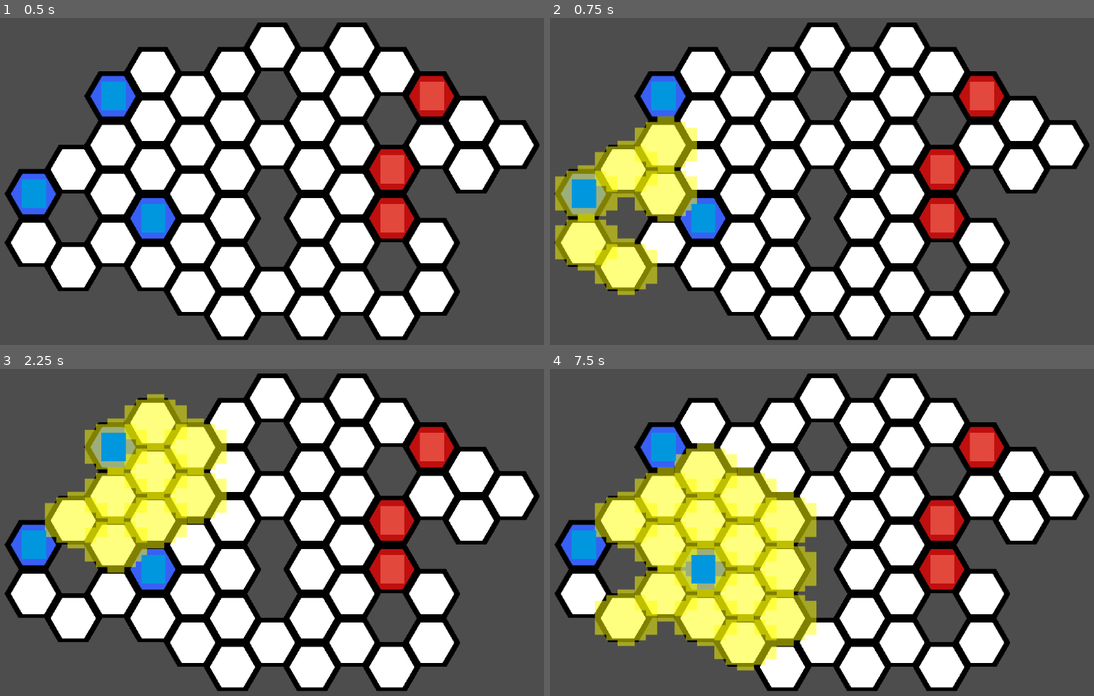
Above: before the commit, frames 1-4 (two rows, left to right).
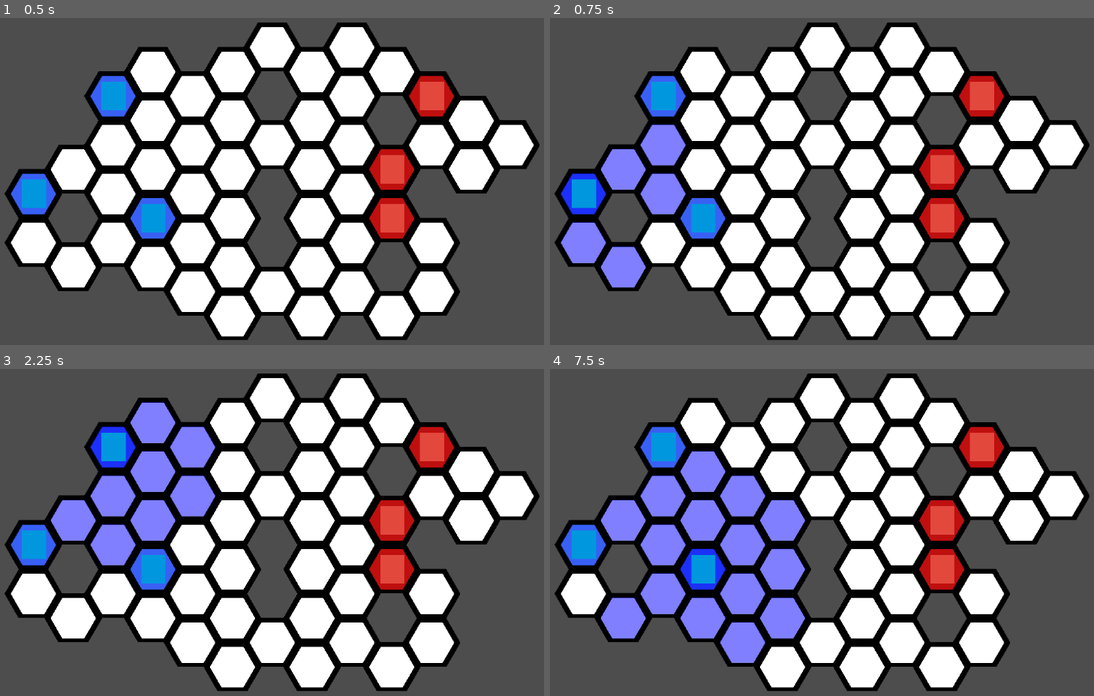
Above: after the commit, the same moments.

Repository: DubiousDuck/Manny-Takes-on-Upper-Management
Game: Godot game, scene res://battlefield.tscn
The game is run twice, just before and just after one commit, with the same random seed, the same clock (stepped at 60 frames per second) and the same inputs. The project has no main scene, so this scene is started directly.
Inputs (mouse positions are in pixels of both pictures, inside the frame that each line leads up to):
- Up to frame 1 (0.5 s): no input
- Up to frame 2 (0.75 s): tap Enter at 0.5 s; move the mouse to (582, 194) at 0.52 s; click (582, 194) at 0.67 s
- Up to frame 3 (2.25 s): tap Space at 1.25 s; move the mouse to (152, 568) at 1.27 s; click (152, 568) at 1.42 s; tap Enter at 2 s; move the mouse to (114, 447) at 2.02 s; click (114, 447) at 2.17 s
- Up to frame 4 (7.5 s): tap Space at 2.75, 4.25 s; move the mouse to (941, 519) at 2.77 s; click (941, 519) at 2.92 s; tap Enter at 3.5 s; move the mouse to (941, 568) at 3.52 s; click (941, 568) at 3.67 s; move the mouse to (979, 447) at 4.27 s; click (979, 447) at 4.42 s; move the mouse to (854, 535) at 5.02 s; click (854, 535) at 5.17 s; move the mouse to (734, 450) at 5.77 s; click (734, 450) at 5.92 s; move the mouse to (958, 519) at 6.52 s; click (958, 519) at 6.67 s; move the mouse to (707, 552) at 7.27 s; click (707, 552) at 7.42 s

Frame 1 is identical in both runs. In frame 2, 8.1% of the frame differs, in the area x 0-28%, y 30-85%; in frame 3, 11%; in frame 4, 20%, in the area x 8-49%, y 22-93%.

Commit message:
more beautiful highlights

Diff:
--- a/OtherComponents/highight_tile.tscn
+++ b/OtherComponents/highight_tile.tscn
@@ -1,8 +1,6 @@
 [gd_scene load_steps=2 format=3 uid="uid://co8sjf0b3c6n8"]
 
-[ext_resource type="Texture2D" uid="uid://ba14eauvdfb4k" path="res://OtherComponents/WhiteHexTile.png" id="1_tu2o7"]
+[ext_resource type="Texture2D" uid="uid://b6atey8s6y4na" path="res://OtherComponents/hex_grid_white.png" id="1_f1was"]
 
 [node name="HighightTile" type="Sprite2D"]
-position = Vector2(-2, -3.8147e-06)
-scale = Vector2(0.679688, 0.679688)
-texture = ExtResource("1_tu2o7")
+texture = ExtResource("1_f1was")
--- a/unit/PlayerUnit.gd
+++ b/unit/PlayerUnit.gd
@@ -2,7 +2,7 @@
 
 class_name PlayerUnit
 
-const MOVE_RANGE_HIGHLIGHT : Color = Color(1, 1, 0, 0.3)
+const MOVE_RANGE_HIGHLIGHT : Color = Color(0, 0, 1, 0.3)
 
 func _ready():
 	is_player_controlled = true
--- a/unit/UnitContainer.gd
+++ b/unit/UnitContainer.gd
@@ -4,7 +4,7 @@
 
 signal all_units_moved
 
-const MOVE_RANGE_HIGHLIGHT : Color = Color(1, 1, 0, 0.5)
+const MOVE_RANGE_HIGHLIGHT : Color = Color(0, 0, 1, 0.5)
 
 @export var is_player_controlled : bool
 var units : Array[Unit] = []
Binary file removed: OtherComponents/WhiteHexTile.png
Renamed: map/hex_grid_blue.png -> OtherComponents/hex_grid_blue.png
Not shown, added: OtherComponents/hex_grid_blue.png.import
Renamed: map/hex_grid_red.png -> OtherComponents/hex_grid_red.png
Not shown, added: OtherComponents/hex_grid_red.png.import
Binary file added: OtherComponents/hex_grid_white.png
Not shown, changed: OtherComponents/hex_grid_white.png.import
Binary file added: OtherComponents/hex_grid_yellow.png
Not shown, added: OtherComponents/hex_grid_yellow.png.import
Binary file removed: map/hex_grid_yellow.png
